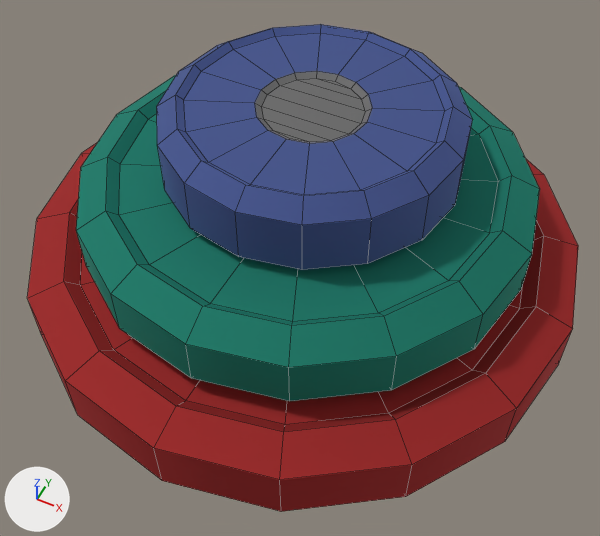
The FBX model Assets/Models/barbells.fbx as it was, and as the next commit left it.
Rendered twice from a 50 mm lens placed at (0.441, -0.895, 1.139), pointed at (0.031, -0.075, 0.115). Every picture has the same lights, and +X, +Y and +Z are marked at lower left. Mesh edges are drawn as thin lines. Where no turn or scale is listed for an object, it has been applied to the vertices.

Objects in the first picture: 'Hypercasual_Gym_Weight2'.
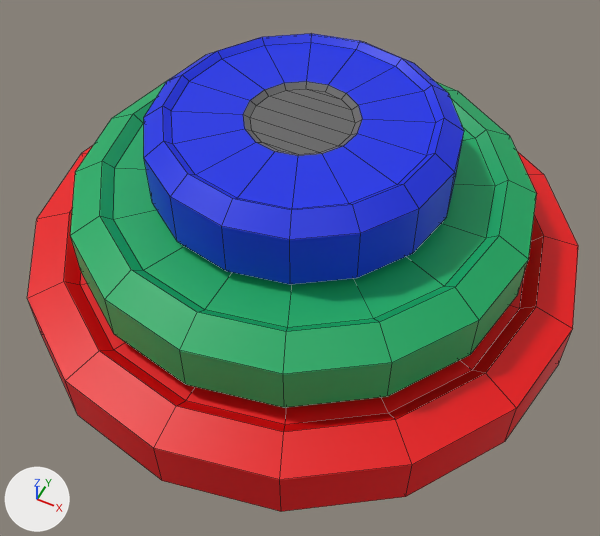
Where the change shows, as pixel boxes (x1, y1, x2, y2) in the pictures (600 x 536 px; the box of a moved part takes in the faces that stretch with it):
'Hypercasual_Gym_Weight2', reshaped, recoloured
    before: (27, 24, 578, 512)
    after: (27, 34, 578, 512)
part 1 of me_mesh_015, moved or reshaped
    before: (76, 75, 540, 401)
    after: (70, 80, 537, 408)
part 2 of me_mesh_015, moved or reshaped
    before: (157, 24, 472, 270)
    after: (144, 34, 464, 285)
part 3 of me_mesh_015, recoloured
    both: (27, 146, 578, 512)

Patch to the scene script:
```diff
--- a/Assets/Models/barbells.fbx.py
+++ b/Assets/Models/barbells.fbx.py
@@ mat_material_010 @@
+mat_material_010 = principled_material('Material.010')
+mat_material_010.base_color = (0.00468, 0.0267, 0.8)  # blue #0f2de7
@@ mat_material_009 @@
+mat_material_009 = principled_material('Material.009')
+mat_material_009.base_color = (0.00492, 0.419, 0.129)  # green #0fad65
@@ mat_material_006 @@
+mat_material_006 = principled_material('Material.006')
+mat_material_006.base_color = (0.838, 0.0, 0.00166)  # red #ec0005
@@ me_mesh_015 @@
 me_mesh_015.from_pydata(...)  # 480 vertices, 480 faces; spans x -0.465..0.465, y -0.465..0.465, z 0.004..0.371
 # used by ob_hypercasual_gym_weight2; location = (0.0, 0.0, 0.0)
+# me_mesh_015 part 1: the loose piece of 160 vertices spanning x -0.373..0.373, y -0.36..0.386, z 0.124..0.256 is moved by (-0.002, -0.013, 0.0)
+# me_mesh_015 part 2: the loose piece of 160 vertices spanning x -0.242..0.242, y -0.21..0.273, z 0.239..0.371 is moved by (-0.003, -0.032, 0.0)
+# me_mesh_015 part 3: all 160 faces centred in x -0.447..0.447, y -0.447..0.447, z 0.013..0.127 switch from mat_material__0 (picture img_hyper_gym_albedo_tga) to mat_material_006 (red #ec0005)
+me_mesh_015.materials.append(mat_material_009)  # green #0fad65
+me_mesh_015.materials.append(mat_material_010)  # blue #0f2de7
```
